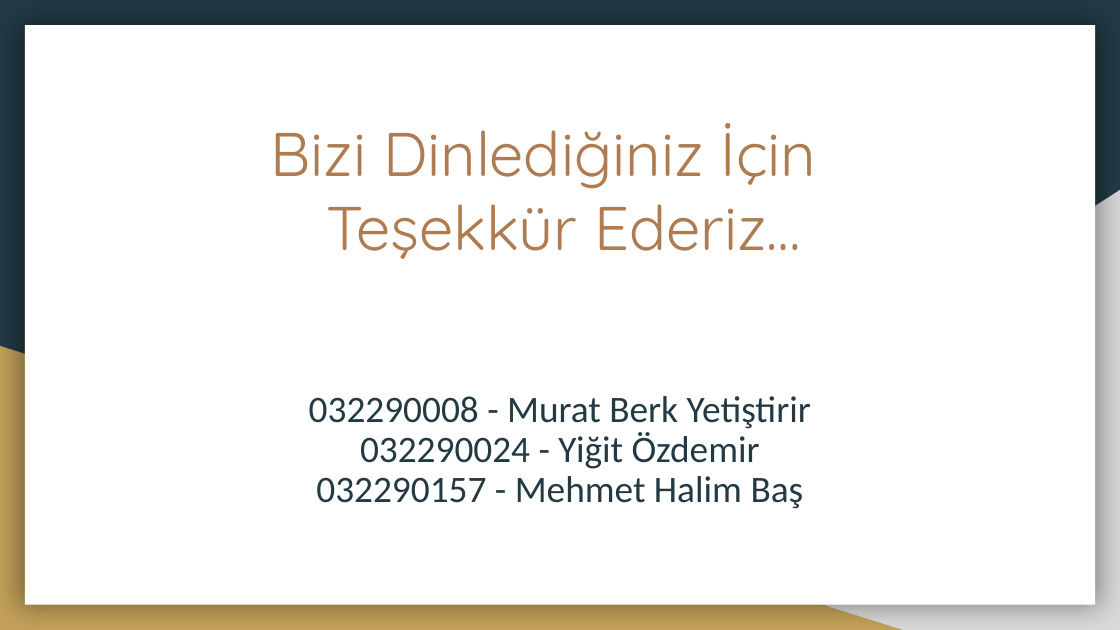
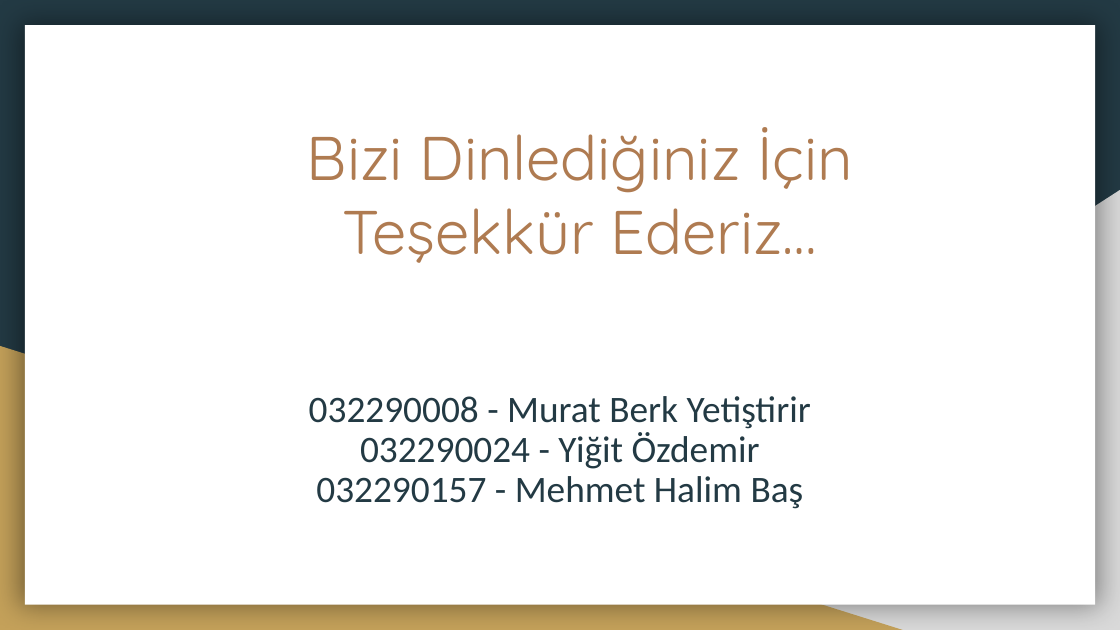
Before and after one commit to Mrtytt/SchoolNotes, a slide deck: slide 10 of 6_notes/YM/Project/Docs/Resume Ranker2 .pptx. Drawn at 1120x630 pixels with LibreOffice and Linux fonts; fonts in the diff are those of the drawing. Boxes give left, top, right and bottom in pixels: in the first picture for what was removed or moved away, otherwise in the second. Text is boxed around its words. In the diff, an @@ line names an element or a change of style, - is before the commit and + after.

```diff
--- a/6_notes/YM/Project/Docs/Resume Ranker2 .pptx
+++ b/6_notes/YM/Project/Docs/Resume Ranker2 .pptx
@@ title "Bizi Dinlediğiniz İçin": place and size @@
-title "Bizi Dinlediğiniz İçin" at bbox=[270, 123, 817, 259]
+title "Bizi Dinlediğiniz İçin" at bbox=[307, 127, 853, 263]
@@ title "Bizi Dinlediğiniz İçin" at bbox=[307, 127, 853, 263]: alignment left to centre @@
```
Also in this commit, not shown: 2 other slides changed, 17 other files.
